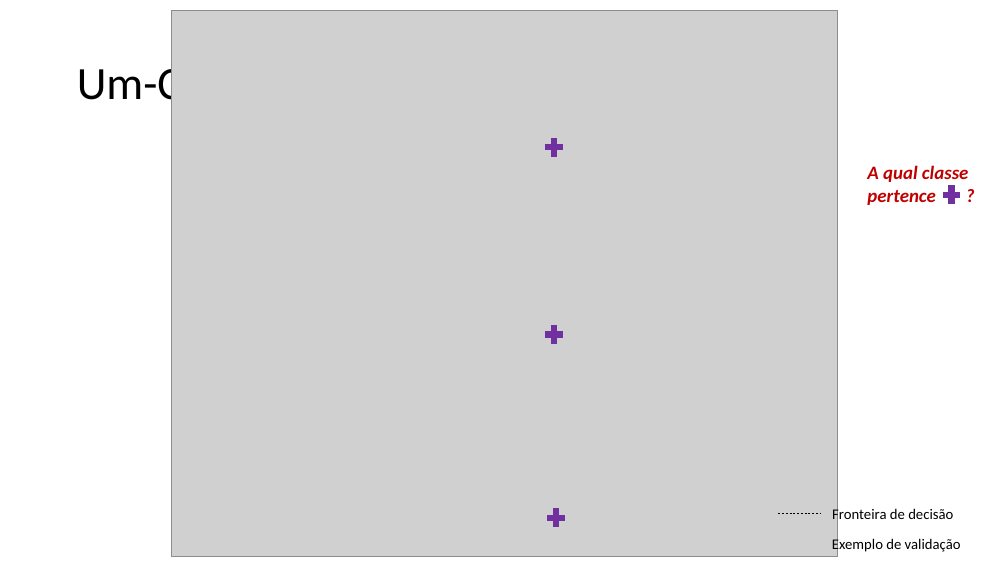
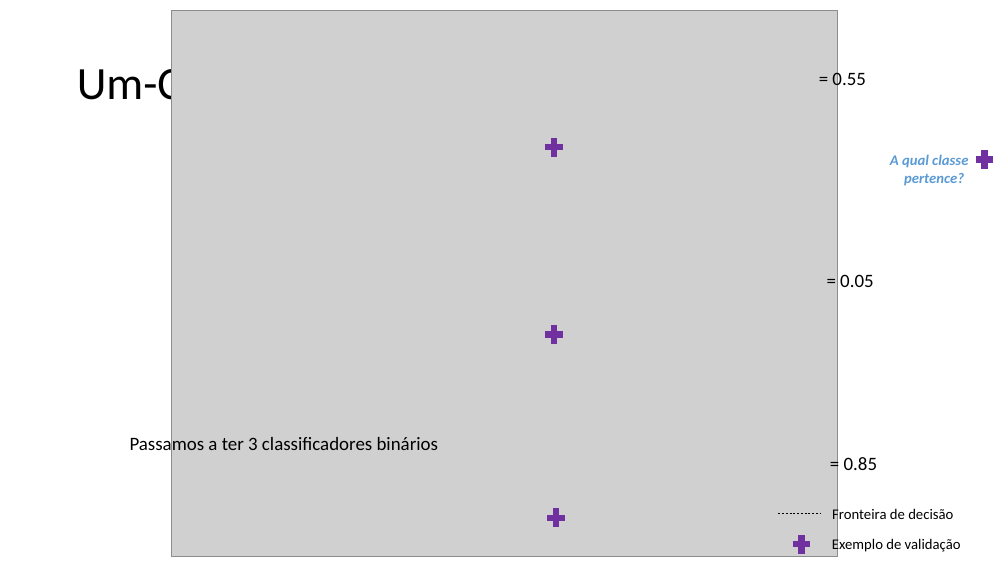
Before and after one commit to zz4fap/t320_aprendizado_de_maquina, a slide deck: slide 9 of slides/T320_Classificação (Parte IV).pptx (slide 5 before the commit). Drawn at 1008x567 pixels with LibreOffice and Linux fonts; fonts in the diff are those of the drawing; grey boxes stand for pictures. Boxes give left, top, right and bottom in pixels: in the first picture for what was removed or moved away, otherwise in the second. Text is boxed around its words. In the diff, an @@ line names an element or a change of style, - is before the commit and + after.

```diff
--- a/slides/T320_Classificação (Parte IV).pptx
+++ b/slides/T320_Classificação (Parte IV).pptx
@@ text added at (832,69,865,90), 18 pt, text #000000 @@
+= 0.55
@@ plus sign added at (973,147,996,172), fill #7030A0, outline #7030A0 1 pt @@
@@ text at (890,154,968,186): text changed; size 18 to 14 pt; text colour #C00000 to #5B9BD5 @@
-A qual classe pertence ?
+A qual classe pertence?
@@ text added at (840,274,873,287), 18 pt, text #000000 @@
+= 0.05
@@ text added at (130,435,438,456), 18 pt, text #000000 @@
+Passamos a ter 3 classificadores binários
@@ text added at (844,457,877,470), 18 pt, text #000000 @@
+= 0.85
@@ plus sign: place and size @@
-plus sign at (941,183,963,208)
+plus sign at (790,532,813,557)
```
Also in this commit, not shown: 4 other slides changed, 7 slides added, 1 other file.
